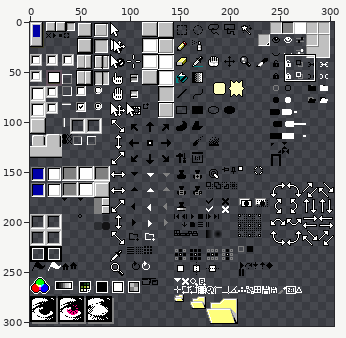
A sprite sheet gets an edit: Aseprite 95/sheet.png. The first picture is a wide view before the edit; the outline marks the close-up.
Close-up. Before:
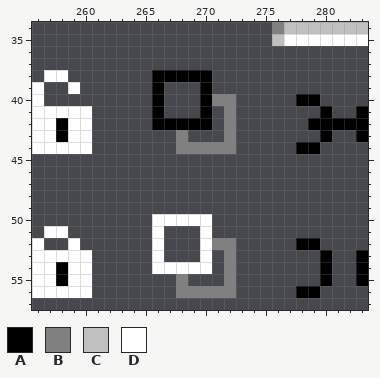
The file is 304x304 pixels. Pixels under 10% opacity are left out. Colours within 5 levels of each other are drawn and written as one. Shown: x 256..283, y 34..57.
Palette (. is transparent): A #000000  B #808080  C #c0c0c0  D #ffffff
Pixels before, first column x 256:
34 ....................BCCCCCCC
35 ....................CDDDDDDD
36 ............................
37 ............................
38 .DD.......AAAAA.............
39 D..D......A...A.............
40 D.........A...ABB.....AA....
41 DDDDD.....A...A.B.......A..A
42 DDADD.....AAAAA.B......AAAAA
43 DDADD.......B...B.......A..A
44 DDDDD.......BBBBB.....AA....
45 ............................
46 ............................
47 ............................
48 ............................
49 ............................
50 ..........DDDDD.............
51 .DD.......D...D.............
52 D..D......D...DBB.....AA....
53 DDDDD.....D...D.B.......A..A
54 DDADD.....DDDDD.B.......A..A
55 DDADD.......B...B.......A..A
56 DDDDD.......BBBBB.....AA....
Now the later version:
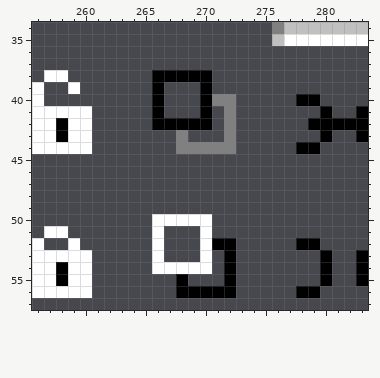
Commit message: Fix active onion skin icon
The exact change:
Colour A replaces colour B in row 52 at x 271 to 272; in rows 53 to 54 at x 272; in row 55 at x 268 and 272; in row 56 at x 268 to 272.
